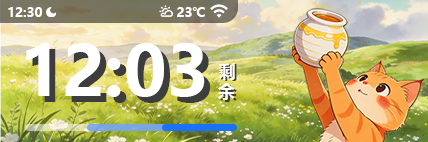
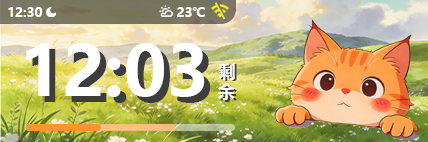
Two versions of the same layered image (428 × 142). Layer-by-layer changes:
hid "Timeout" over [292, 8, 426, 142]
showed "IDLE" over [275, 19, 420, 140]
hid "WIFI已连接" over [210, 4, 228, 18]
showed "WIFI未连接" over [211, 2, 229, 19]
"矩形 2": opacity 51% → 50%, painted on it over [0, 0, 238, 24]
"矩形 1 拷贝 2": opacity 80% → 100%, painted on it over [26, 124, 237, 131]
painted on "矩形 1 拷贝" over [26, 124, 236, 131]
"矩形 1": opacity 52% → 50% over [25, 124, 235, 131]